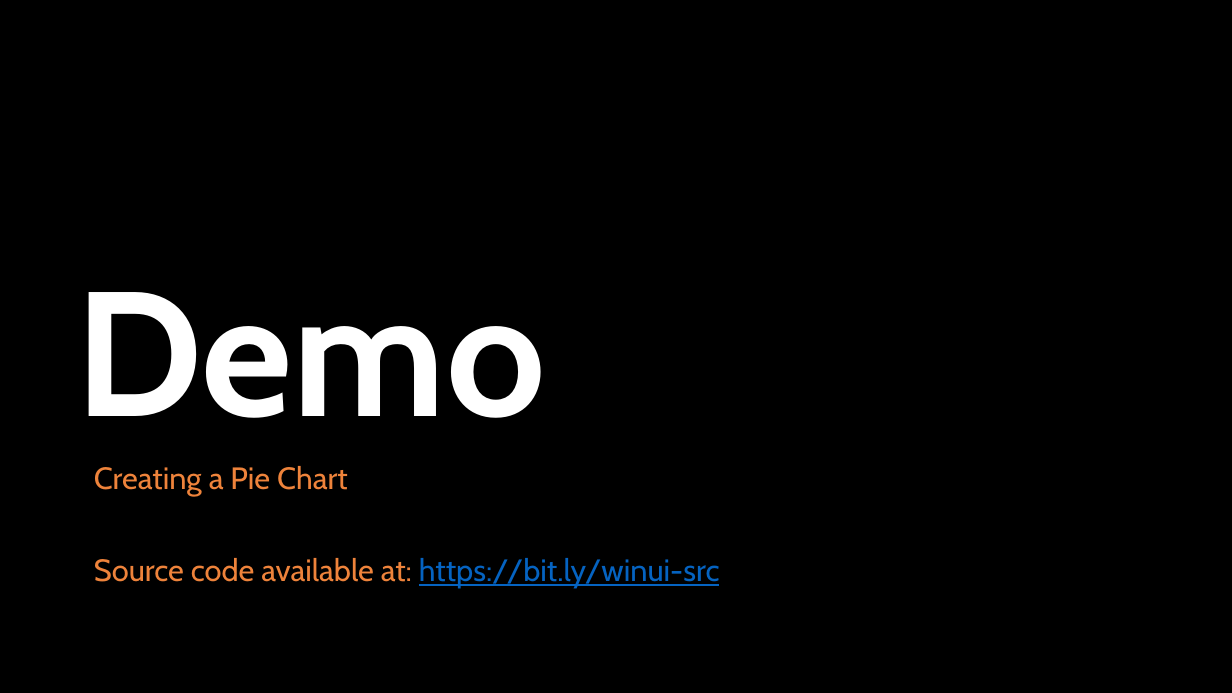
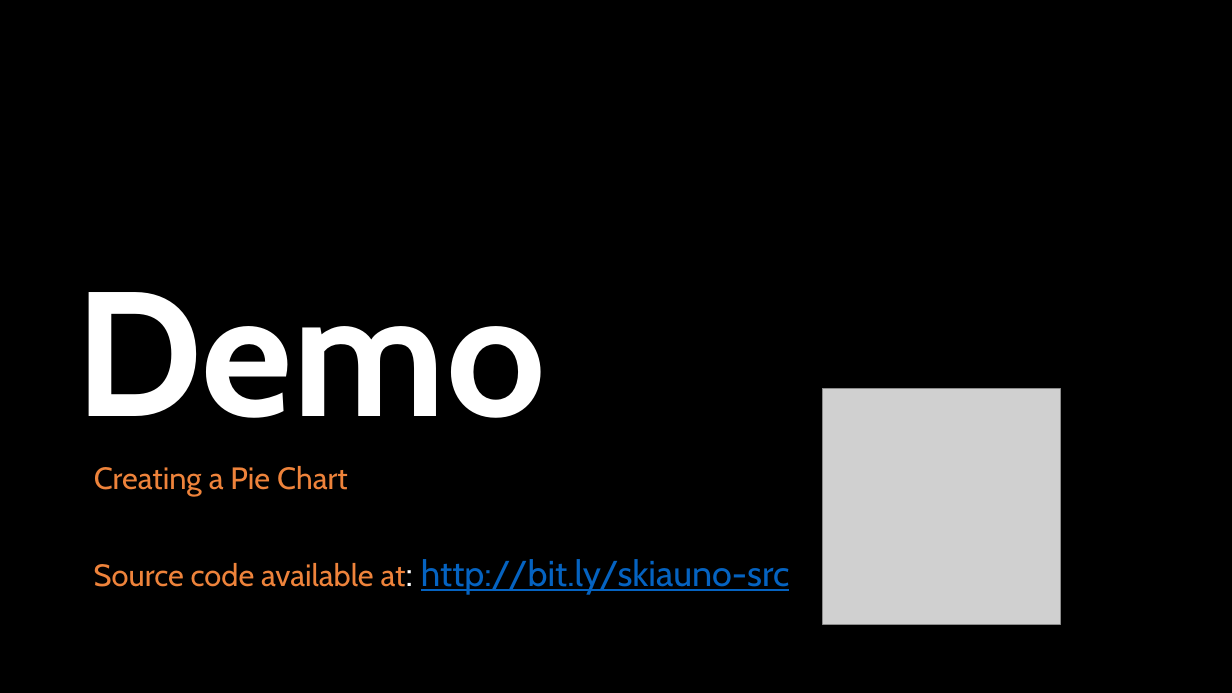
Before and after one commit to darenm/DDD-SkiaUno, a slide deck: slide 7 of Docs/DDD-2023-Oct-High-performance-graphics.pptx (slide 8 before the commit). Drawn at 1232x693 pixels with LibreOffice and Linux fonts; fonts in the diff are those of the drawing; grey boxes stand for pictures; background and template pictures are left out. Boxes give left, top, right and bottom in pixels: in the first picture for what was removed or moved away, otherwise in the second. Text is boxed around its words. In the diff, an @@ line names an element or a change of style, - is before the commit and + after.

```diff
--- a/Docs/DDD-2023-Oct-High-performance-graphics.pptx
+++ b/Docs/DDD-2023-Oct-High-performance-graphics.pptx
@@ picture added at [823, 388, 1061, 624] @@
@@ subtitle at [94, 558, 720, 588]: paragraph removed @@
-Source code available at: https://bit.ly/winui-src
@@ text added at [94, 559, 789, 595], 28 pt, text #0563C1, underline @@
+Source code available at: http://bit.ly/skiauno-src
```
Also in this commit, not shown: 2 other slides changed, 1 slide removed, 3 other files.
